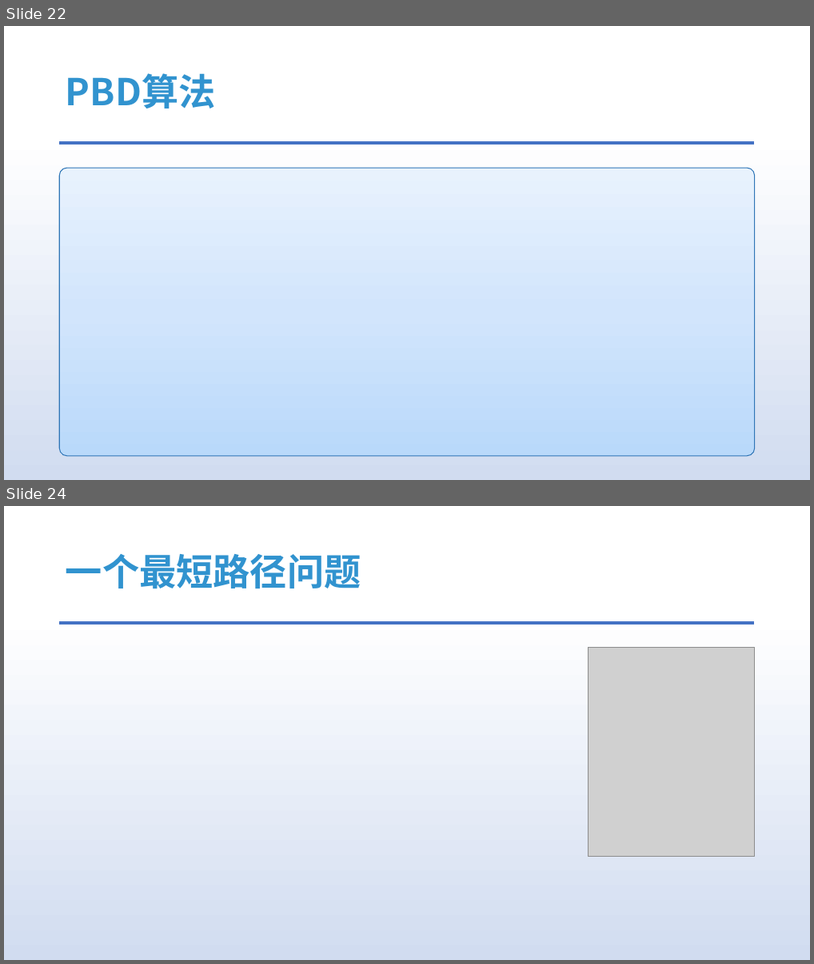
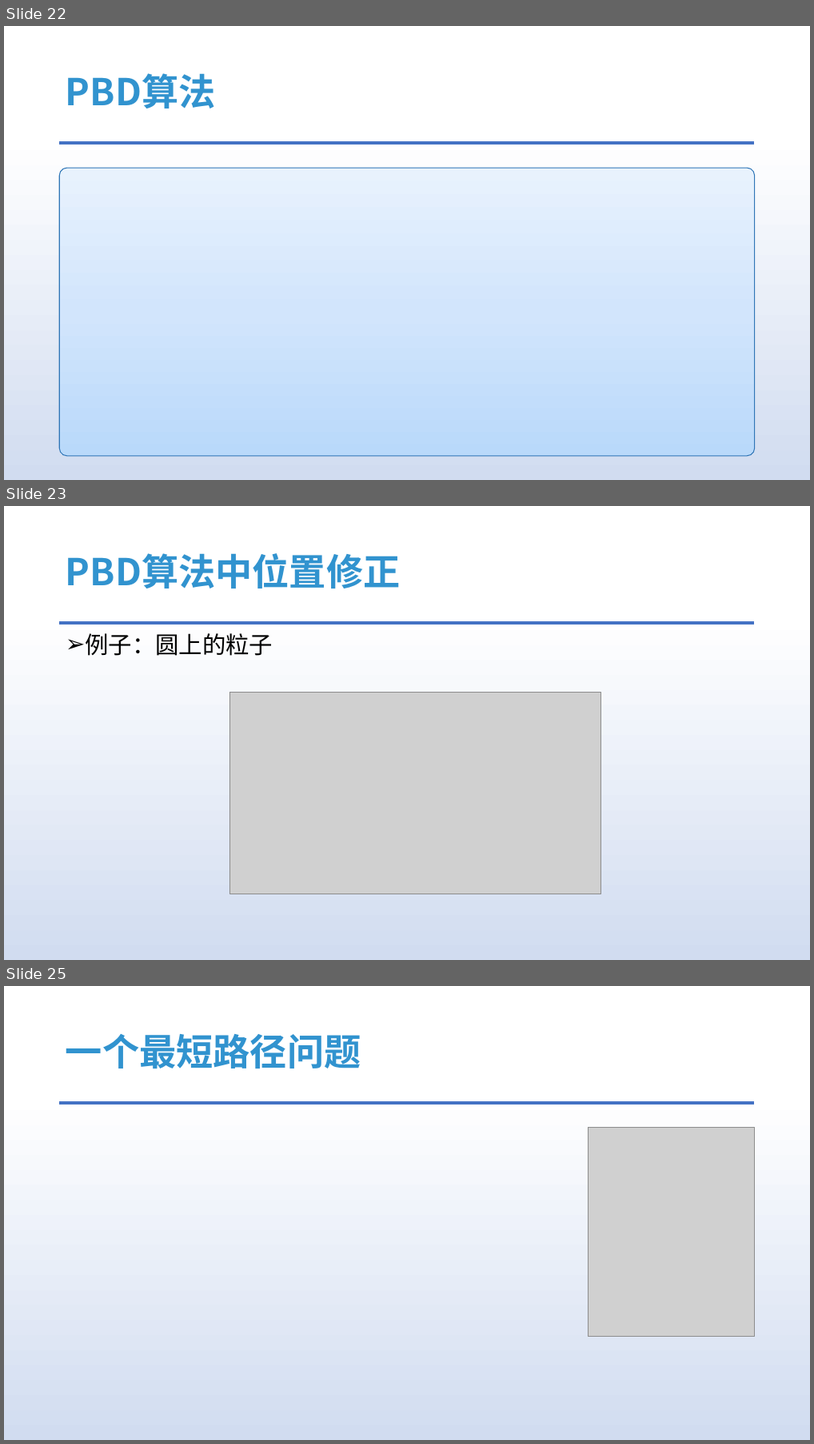
Before and after one commit to answerear/UnityFluid, a slide deck: doc/流体模拟入门分享-Part II.pptx. Shown one above the other, each under a label of ours: slides 22 and 24 before the commit, slides 22, 23 and 25 after it; the slides between them are not shown. The pictures are 814x964 and 814x1444 pixels, drawn with LibreOffice and Linux fonts; fonts in the diff are those of the drawing; grey boxes stand for pictures. Boxes give left, top, right and bottom in pixels: in the first picture for what was removed or moved away, otherwise in the second. Text is boxed around its words. In the diff, an @@ line names an element or a change of style, - is before the commit and + after.

```diff
--- a/doc/流体模拟入门分享-Part II.pptx
+++ b/doc/流体模拟入门分享-Part II.pptx
@@ slide 23 added at (4,506,810,960), background gradient #FFFFFF to #D1DCF0 to #DAE3F3 to #ABC0E4 to #BECEEA to #C7D5ED; not listed: 1 template element that a slide beside it also shows @@
@@ title added at (66,553,401,588), 44 pt, text #3193CF, bold @@
+PBD算法中位置修正
@@ text added at (85,633,273,656), 28 pt, text #000000 @@
+➢ 例子：圆上的粒子
@@ picture added at (230,692,602,893) @@
@@ what was slide 24 is now slide 25 @@
```
Also in this commit, not shown: 3 slides changed, 13 other slides added, 5 slides removed.
